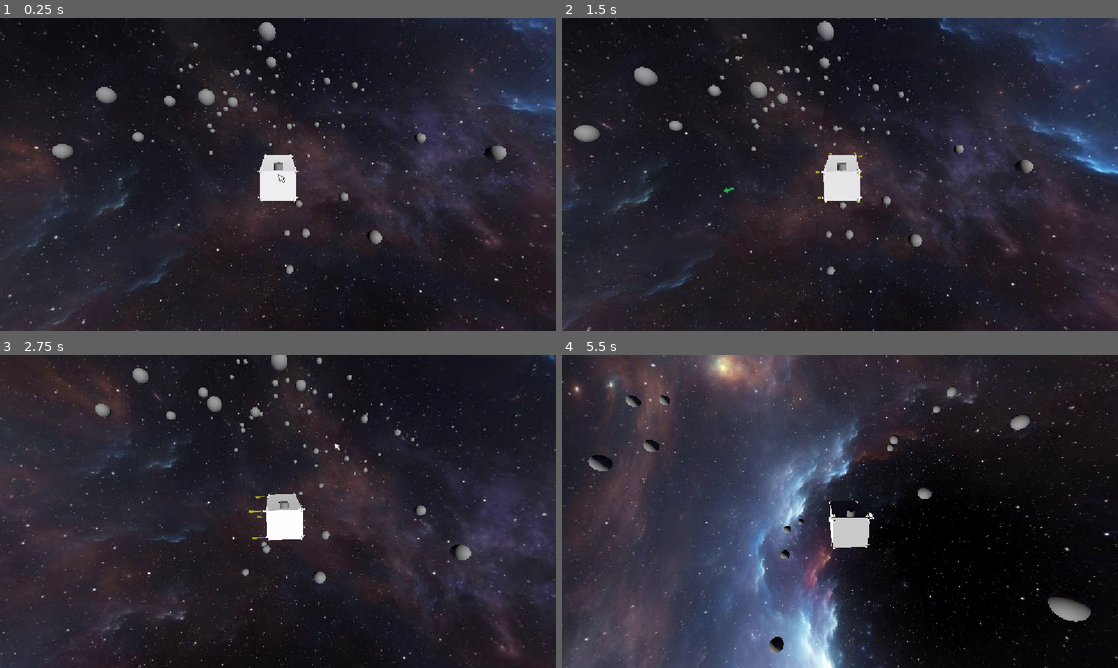
Above: before the commit, frames 1-4 (two rows, left to right).
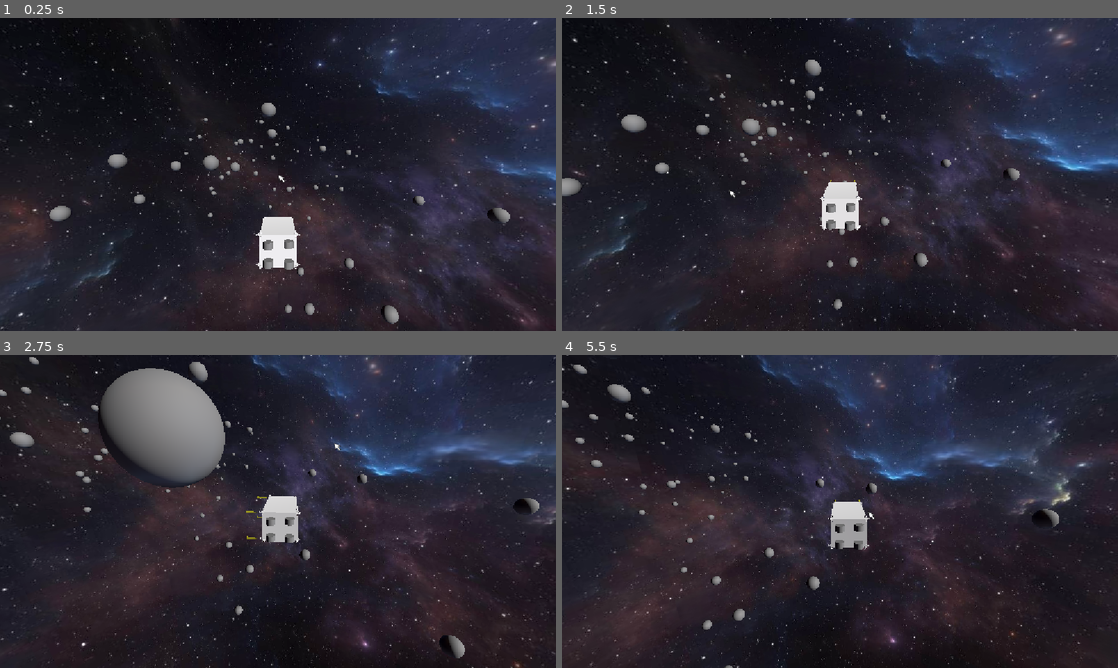
Above: after the commit, the same moments.

Repository: shaninalex/godot-space-movement-prototype
Game: Godot game, scene res://root.tscn
Two runs of this game, one before a commit and one after it. Both use one fixed random seed, a clock stepped at 60 frames per second and the inputs below.
Inputs (mouse positions are in pixels of both pictures, inside the frame that each line leads up to):
- Up to frame 1 (0.25 s): no input
- Up to frame 2 (1.5 s): tap Enter at 0.5 s; move the mouse to (962, 158) at 0.52 s; hold D (move_right) 0.53-1.28 s; tap Tab at 0.6, 1.35 s; click (962, 158) at 0.67 s; move the mouse to (728, 190) at 1.27 s; hold Ctrl (move_backward) from 1.28 s (still down); click (728, 190) at 1.42 s
- Up to frame 3 (2.75 s): move the mouse to (333, 442) at 2.02 s; release Ctrl (move_backward) at 2.03 s; hold D (move_right) from 2.03 s (still down); tap Tab at 2.1 s; click (333, 442) at 2.17 s
- Up to frame 4 (5.5 s): move the mouse to (812, 574) at 2.77 s; release D (move_right) at 2.78 s; hold Shift (move_forward) 2.78-3.53 s; tap Tab every 0.75 s from 2.85 to 5.1 s; click (812, 574) at 2.92 s; move the mouse to (1006, 558) at 3.52 s; hold A (move_left) 3.53-5.03 s; click (1006, 558) at 3.67 s; move the mouse to (673, 464) at 4.27 s; click (673, 464) at 4.42 s; move the mouse to (867, 511) at 5.02 s; hold Ctrl (move_backward) from 5.03 s (still down); click (867, 511) at 5.17 s

The runs differ from the first frame. In frame 1, 25% of the frame differs, in the area x 0-100%, y 0-100%; in frame 2, 14%; in frame 3, 36%; in frame 4, 74%.

Commit message:
remove offset on orbit mode

Diff:
--- a/Player.tscn
+++ b/Player.tscn
@@ -25,6 +25,7 @@
 
 [node name="CameraRig" type="Node3D" parent="." unique_id=1492913099]
 script = ExtResource("3_camera_rig")
+rotation_inertia_speed = 10.0
 pan_smooth_speed = 1.0
 
 [node name="Camera3D" type="Camera3D" parent="CameraRig" unique_id=192994442]
@@ -103,4 +104,13 @@
 transform = Transform3D(1, 0, 0, 0, -4.371139e-08, 1, 0, -1, -4.371139e-08, -1.1668496, -0.9873471, -2.7496257)
 
 [node name="Cargo" parent="." unique_id=1264340302 instance=ExtResource("4_e80uo")]
-transform = Transform3D(1, 0, 0, 0, 1, 0, 0, 0, 1, 0.02346611, 1.2867029, 2.189375)
+transform = Transform3D(1, 0, 0, 0, 1, 0, 0, 0, 1, -0.61743045, -0.59253776, 3.1799393)
+
+[node name="Cargo2" parent="." unique_id=43229947 instance=ExtResource("4_e80uo")]
+transform = Transform3D(1, 0, 0, 0, 1, 0, 0, 0, 1, -0.5973697, 0.58079684, 3.2491405)
+
+[node name="Cargo3" parent="." unique_id=1170941768 instance=ExtResource("4_e80uo")]
+transform = Transform3D(1, 0, 0, 0, 1, 0, 0, 0, 1, 0.65864015, -0.6005839, 3.2667236)
+
+[node name="Cargo4" parent="." unique_id=1008528168 instance=ExtResource("4_e80uo")]
+transform = Transform3D(1, 0, 0, 0, 1, 0, 0, 0, 1, 0.67297935, 0.577139, 3.04181)
--- a/camera_rig.gd
+++ b/camera_rig.gd
@@ -6,6 +6,9 @@
 @export var rotation_inertia_speed: float = 6.0
 ## Base offset of camera relative to ship (Y = height, Z = distance behind).
 @export var base_offset: Vector3 = Vector3(0.0, 5.0, 16.0)
+## Point the camera looks at, relative to the ship (rig-local space).
+## Positive Y / negative Z moves the focus above / ahead of the ship, pushing the ship lower on screen.
+@export var focus_offset: Vector3 = Vector3(0.0, 5.0, 0.0)
 
 @export_group("Zoom")
 @export var min_zoom: float = 0.4
@@ -15,7 +18,7 @@
 
 @export_group("Pan Offset")
 ## Maximum lateral (X) and vertical (Y) camera shift based on mouse steering.
-@export var max_pan_offset: Vector2 = Vector2(5.5, 1.5)
+@export var max_pan_offset: Vector2 = Vector2(3.5, 1.5)
 ## Speed of camera pan smoothing.
 @export var pan_smooth_speed: float = 0.05
 @export var pan_enabled: bool = true
@@ -23,6 +26,8 @@
 @export_group("Orbit Mode")
 @export var orbit_sensitivity: float = 0.005
 @export var orbit_inertia_speed: float = 10.0
+## Speed of blending focus_offset to the ship center when entering orbit mode (and back when leaving).
+@export var focus_blend_speed: float = 4.0
 
 @onready var camera: Camera3D = $Camera3D
 
@@ -37,22 +42,25 @@
 
 var _current_rotation_quat: Quaternion = Quaternion.IDENTITY
 var _current_pan: Vector2 = Vector2.ZERO
+var _current_focus: Vector3 = Vector3.ZERO
 
 
 func _ready() -> void:
 	_target_node = get_parent() as Node3D
 	top_level = true
 
-	if _target_node:
-		global_position = _target_node.global_position
-		_current_rotation_quat = _target_node.global_basis.get_rotation_quaternion()
-		global_basis = Basis(_current_rotation_quat)
+	assert(_target_node, "no target node")
+	assert(camera, "no target node")
 
-	if camera:
-		if base_offset == Vector3.ZERO:
-			base_offset = camera.position
-		camera.position = base_offset
-		camera.look_at(global_position, Vector3.UP)
+	global_position = _target_node.global_position
+	_current_rotation_quat = _target_node.global_basis.get_rotation_quaternion()
+	global_basis = Basis(_current_rotation_quat)
+
+	if base_offset == Vector3.ZERO:
+		base_offset = camera.position
+	camera.position = base_offset
+	_current_focus = focus_offset
+	camera.look_at(to_global(_current_focus), global_basis.y)
 
 
 func _unhandled_input(event: InputEvent) -> void:
@@ -116,9 +124,15 @@
 	global_basis = Basis(_current_rotation_quat)
 
 	# Update camera position with zoom and pan offset, and frame the ship
-	if camera:
-		camera.position = base_offset * _current_zoom
-		camera.look_at(Vector3(global_position.x + _current_pan.x, global_position.y + _current_pan.y, global_position.z), global_basis.y)
+	camera.position = base_offset * _current_zoom
+
+	# In orbit mode focus smoothly returns to the ship center, otherwise to focus_offset
+	var target_focus := Vector3.ZERO if is_orbit_mode else focus_offset
+	_current_focus = _current_focus.lerp(target_focus, focus_blend_speed * delta)
+
+	# Focus point is defined in rig-local space, so it rotates together with the ship
+	var local_focus := _current_focus + Vector3(_current_pan.x, _current_pan.y, 0.0)
+	camera.look_at(to_global(local_focus), global_basis.y)
 
 
 func toggle_orbit_mode() -> void:
--- a/movement_controller.gd
+++ b/movement_controller.gd
@@ -6,7 +6,7 @@
 var _thrusters: Array[Thruster] = []
 var _center_of_mass: Vector3 = Vector3.ZERO
 
-var mouse_deadzone: float = 0.3
+var mouse_deadzone: float = 0.7
 
 
 func add_thruster(thruster: Thruster) -> void:
--- a/thruster.gd
+++ b/thruster.gd
@@ -5,7 +5,7 @@
 @export var max_thrust: float = 100.0
 @export var consumption: float = 0.05
 @export var effect: Node3D
-
+@export var enable: bool = true
 
 func _ready() -> void:
 	if effect:
@@ -13,6 +13,9 @@
 
 
 func ignite(level: float = 1.0) -> Transform3D:
+	if not enable:
+		return Transform3D.IDENTITY
+
 	var actual_level := clampf(level, 0.0, 1.0) * clampf(throttle, 0.0, 1.0)
 	if actual_level <= 0.0:
 		off()
